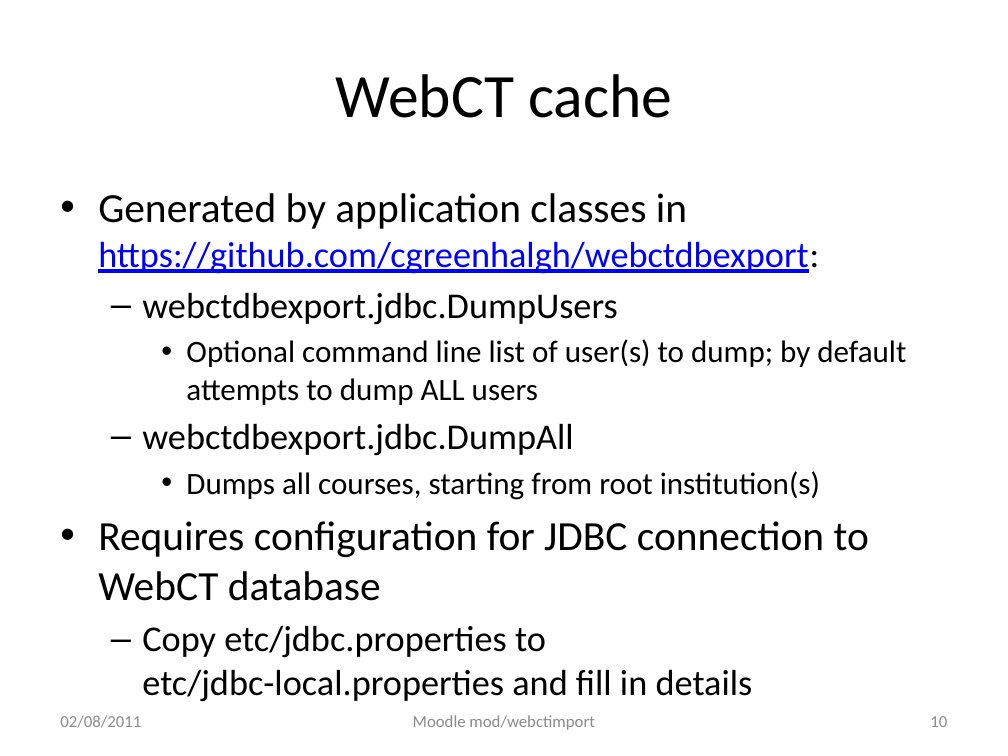
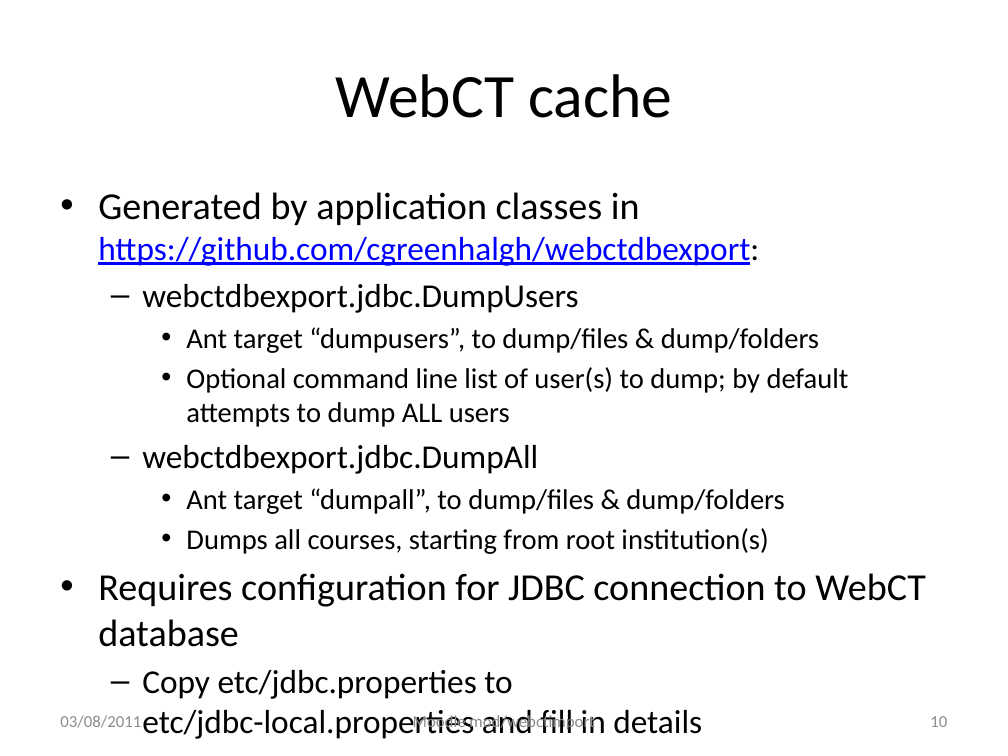
Before and after one commit to cgreenhalgh/mod_webctimport, a slide deck: slide 10 of docs/readme_development.pptx. Drawn at 1008x756 pixels with LibreOffice and Linux fonts; fonts in the diff are those of the drawing. Boxes give left, top, right and bottom in pixels: in the first picture for what was removed or moved away, otherwise in the second. Text is boxed around its words. In the diff, an @@ line names an element or a change of style, - is before the commit and + after.

Commit message:
updated with webctdbexport - include filecontentid in file.json; info on extra permissions

```diff
--- a/docs/readme_development.pptx
+++ b/docs/readme_development.pptx
@@ text at (98,192,926,739): size 29.6 to 27.2 pt in "Generated by application classes in", "Requires configuration for JDBC connection to WebCT ..."; size 25.9 to 23.8 pt in "https://github.com/cgreenhalgh/webctdbexport:", "webctdbexport.jdbc.DumpUsers", "webctdbexport.jdbc.DumpAll", "Copy etc/jdbc.properties to etc/jdbc-local.properties and fi ..."; size 22.2 to 20.4 pt in "Optional command line list of user(s) to ...", "Dumps all courses, starting from root institution(s)" @@
@@ text at (186,327,819,353): paragraph added @@
+    • Ant target “dumpusers”, to dump/files & dump/folders
@@ text at (186,488,784,514): paragraph added @@
+    • Ant target “dumpall”, to dump/files & dump/folders
@@ text at (60,715,141,728): text changed @@
-02/08/2011
+03/08/2011
```
Also in this commit, not shown: 24 other slides changed, 1 slide added.
